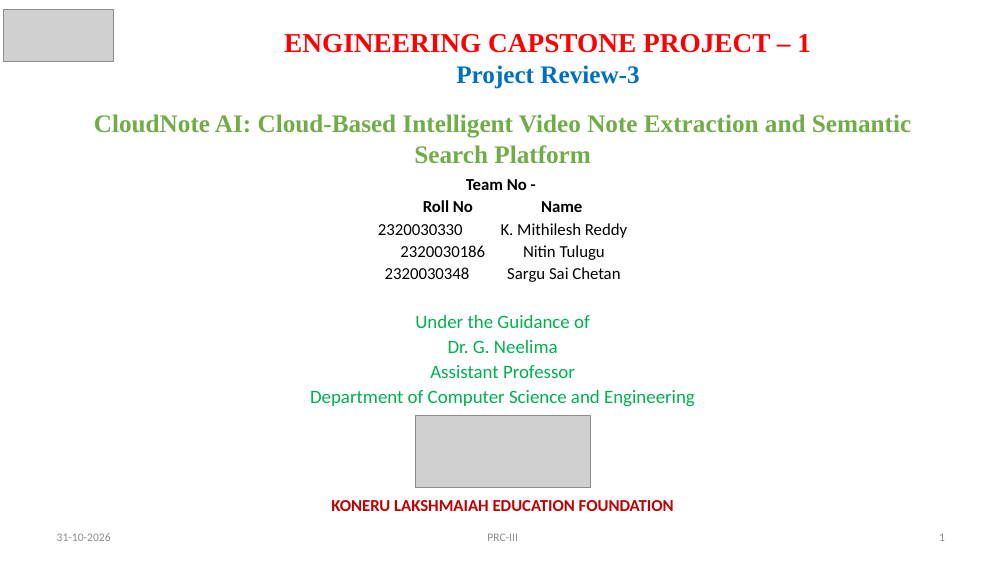
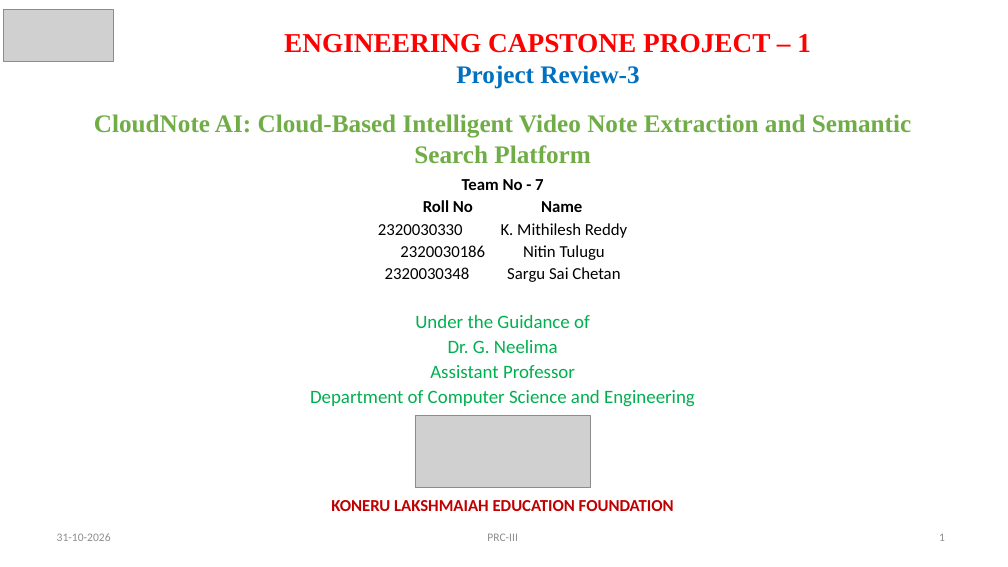
Before and after one commit to kmithileshhhhh05/cloudnote-ai, a slide deck: slide 1 of docs/submission/CloudNote_AI_PRC-III_Review.pptx. Drawn at 1008x567 pixels with LibreOffice and Linux fonts; fonts in the diff are those of the drawing; grey boxes stand for pictures. Boxes give left, top, right and bottom in pixels: in the first picture for what was removed or moved away, otherwise in the second. Text is boxed around its words. In the diff, an @@ line names an element or a change of style, - is before the commit and + after.

```diff
--- a/docs/submission/CloudNote_AI_PRC-III_Review.pptx
+++ b/docs/submission/CloudNote_AI_PRC-III_Review.pptx
@@ text at (462,179,543,190): text changed @@
-Team No -
+Team No - 7
```
